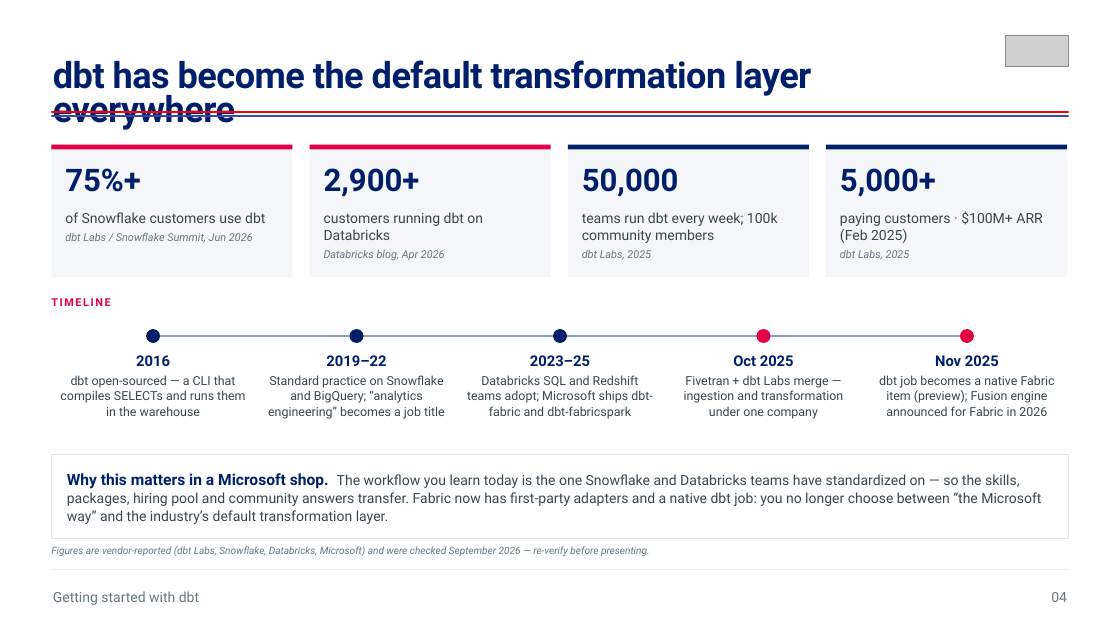
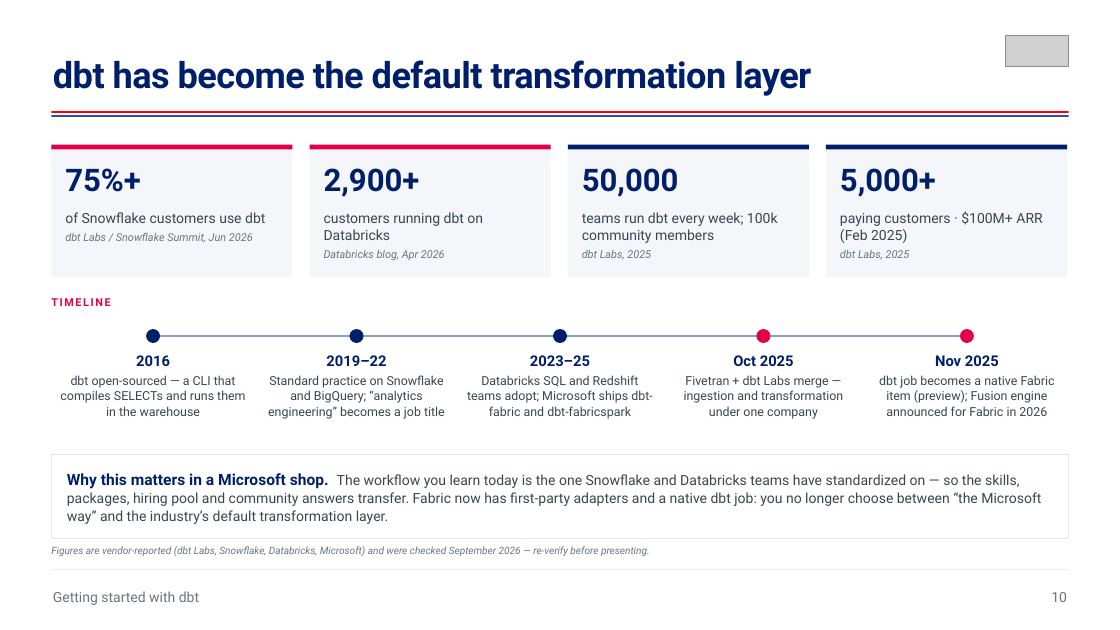
Before and after one commit to aboerger/getting-started-with-dbt, a slide deck: slide 11 of sql-as-software-getting-started-with-dbt.pptx (slide 7 before the commit). Drawn at 1120x630 pixels with LibreOffice and Linux fonts; fonts in the diff are those of the drawing; grey boxes stand for pictures. Boxes give left, top, right and bottom in pixels: in the first picture for what was removed or moved away, otherwise in the second. Text is boxed around its words. In the diff, an @@ line names an element or a change of style, - is before the commit and + after.

```diff
--- a/sql-as-software-getting-started-with-dbt.pptx
+++ b/sql-as-software-getting-started-with-dbt.pptx
@@ text at (x1=53, y1=60, x2=811, y2=96): text changed @@
-dbt has become the default transformation layer everywhere
+dbt has become the default transformation layer
@@ text at (x1=1051, y1=592, x2=1067, y2=602): text changed @@
-04
+10
```
Also in this commit, not shown: 29 other slides changed, 4 slides added, 1 slide removed, 2 other files.
